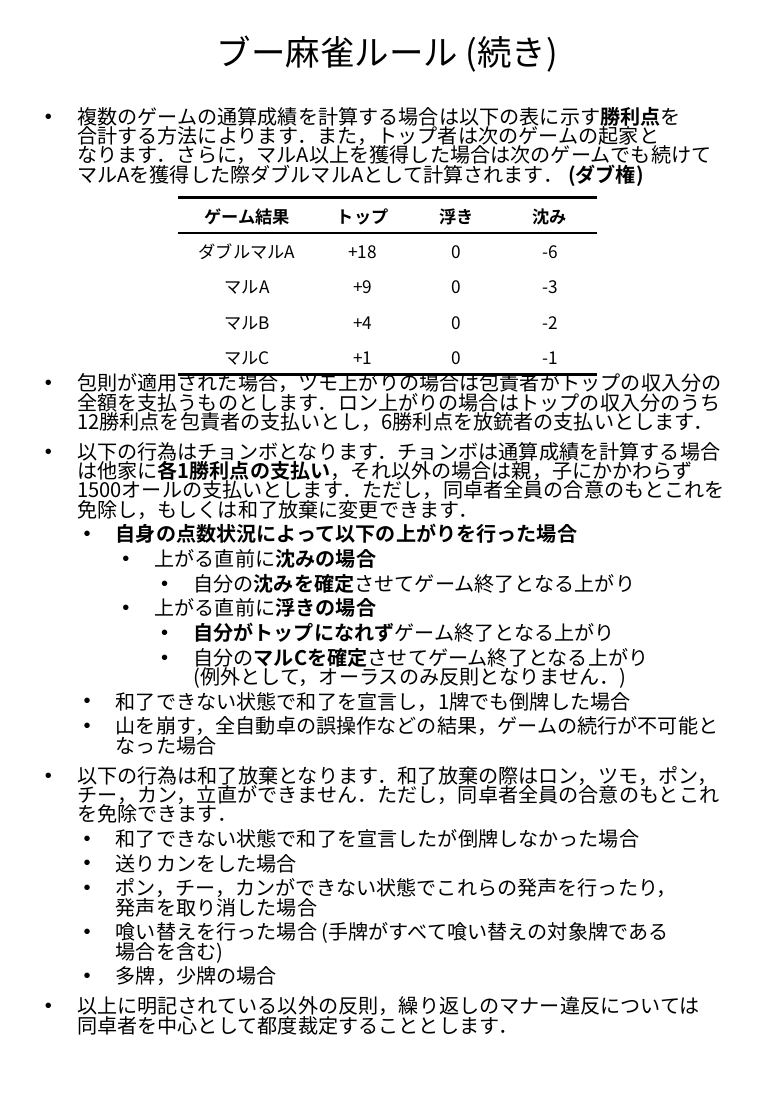
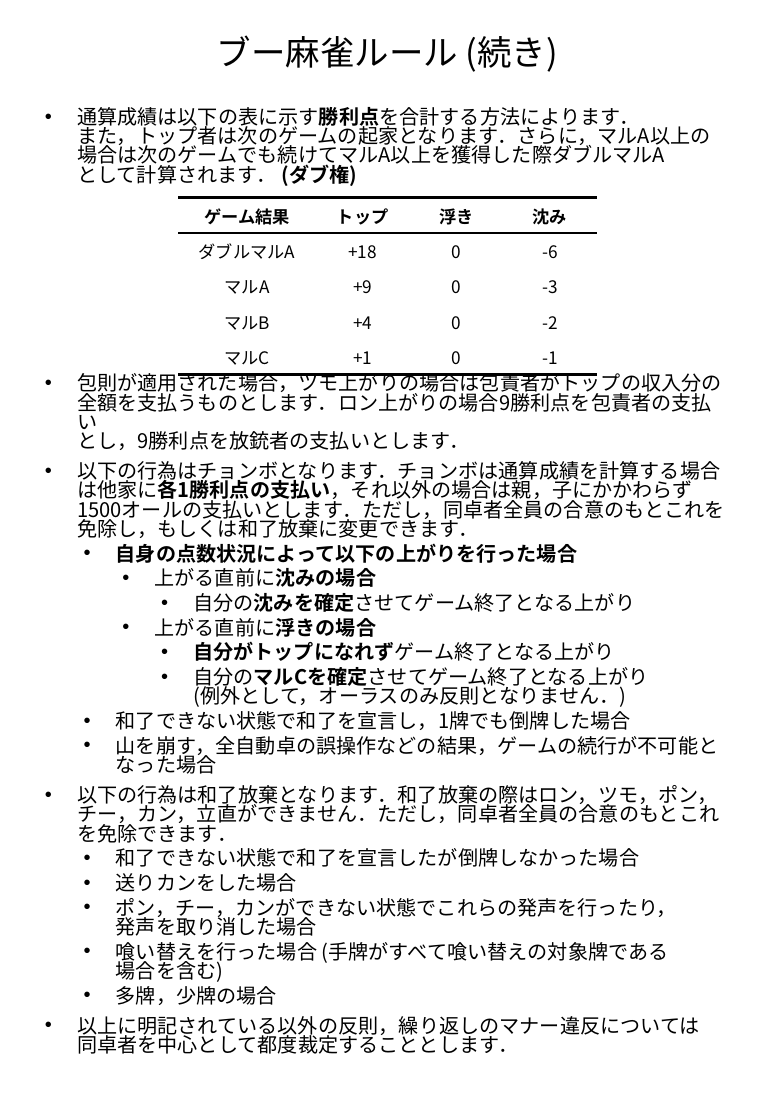
Before and after one commit to nkhrlab/neko-house, a slide deck: slide 11 of rules.pptx. Drawn at 775x1120 pixels with LibreOffice and Linux fonts; fonts in the diff are those of the drawing. Boxes give left, top, right and bottom in pixels: in the first picture for what was removed or moved away, otherwise in the second. Text is boxed around its words. In the diff, an @@ line names an element or a change of style, - is before the commit and + after.

Commit message:
ルール変更

```diff
--- a/rules.pptx
+++ b/rules.pptx
@@ subtitle at (77,107,722,450): text changed @@
-• 複数のゲームの通算成績を計算する場合は以下の表に示す勝利点を
-  合計する方法によります．また，トップ者は次のゲームの起家と
-  なります．さらに，マルA以上を獲得した場合は次のゲームでも続けて
-  マルAを獲得した際ダブルマルAとして計算されます． (ダブ権)
-• 包則が適用された場合，ツモ上がりの場合は包責者がトップの収入分の
-  全額を支払うものとします．ロン上がりの場合はトップの収入分のうち12勝利点を包責者の支払いとし，6勝利点を放銃者の支払いとします．
+• 通算成績は以下の表に示す勝利点を合計する方法によります．
+  また，トップ者は次のゲームの起家となります．さらに，マルA以上の
+  場合は次のゲームでも続けてマルA以上を獲得した際ダブルマルA
+  として計算されます． (ダブ権)
+• 包則が適用された場合，ツモ上がりの場合は包責者がトップの収入分の
+  全額を支払うものとします．ロン上がりの場合9勝利点を包責者の支払い
+  とし，9勝利点を放銃者の支払いとします．
```
Also in this commit, not shown: 12 other slides changed, 2 other files.
